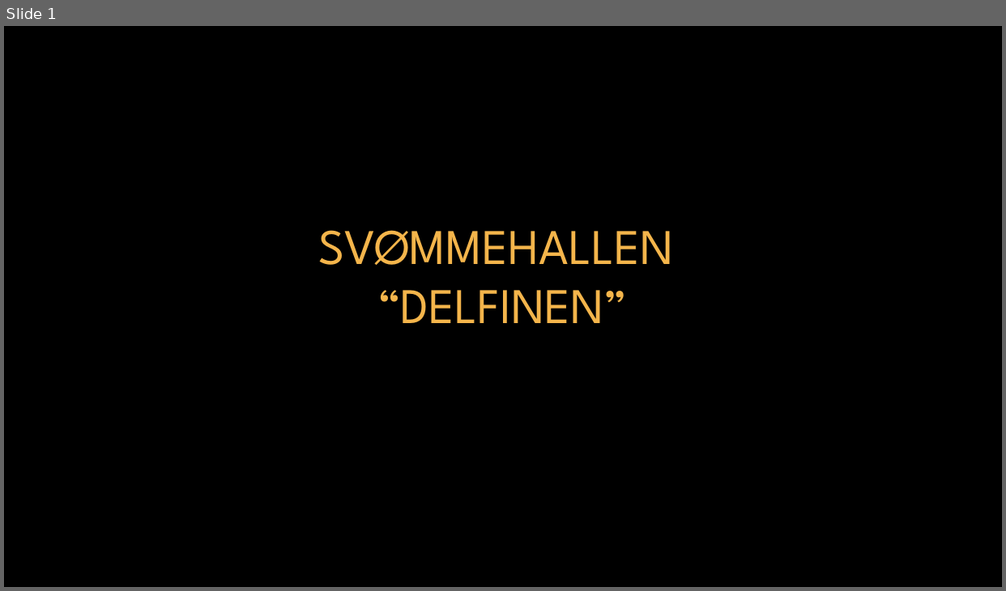
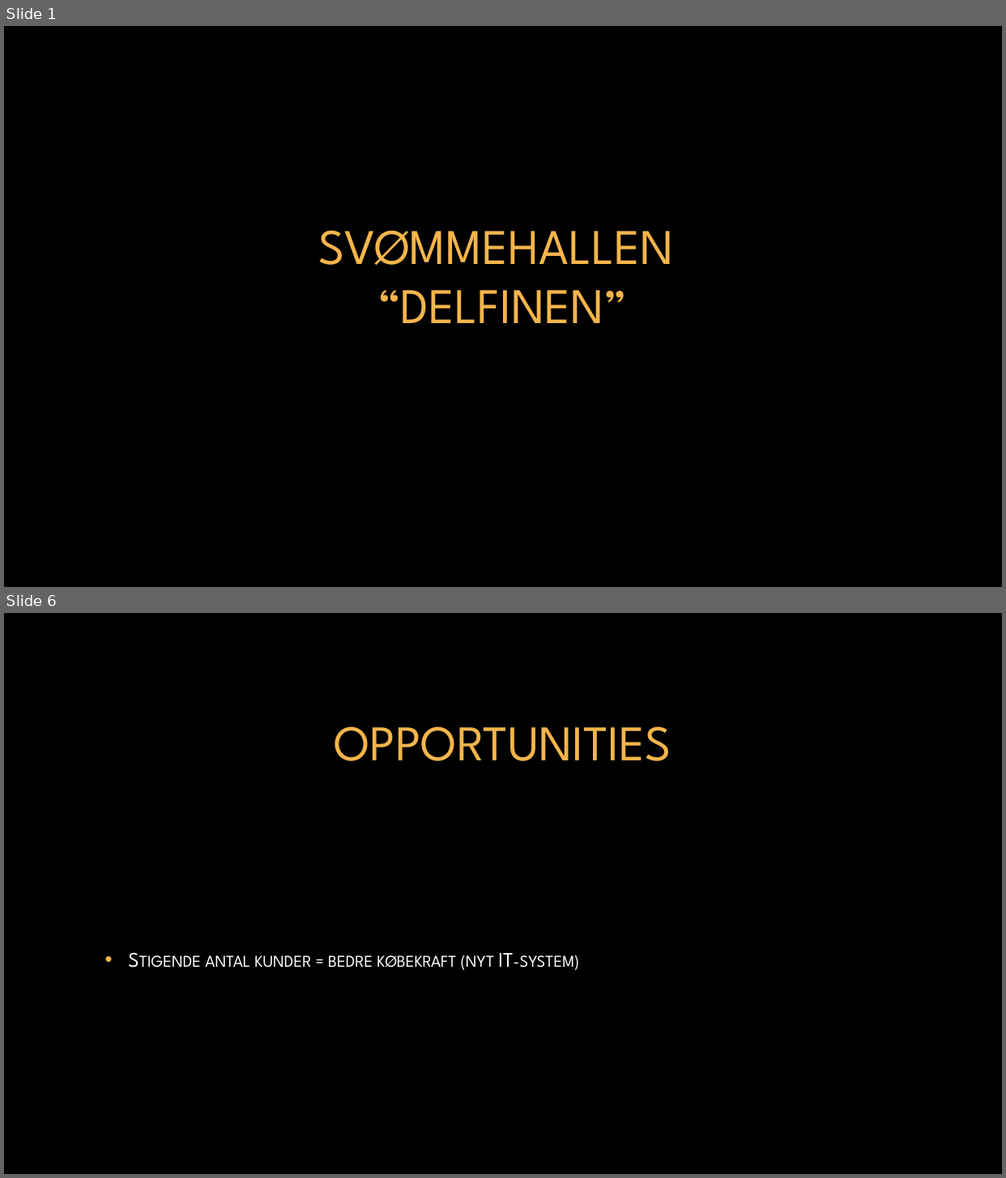
Before and after one commit to LupusOnFire/Dolphin, a slide deck: Report/Svømmehallen fremlæggelse.pptx. Shown one above the other, each under a label of ours: slide 1 before the commit, slides 1 and 6 after it; the slides between them are not shown. The pictures are 1006x591 and 1006x1178 pixels, drawn with LibreOffice and Linux fonts; fonts in the diff are those of the drawing; background and template pictures are left out. Boxes give left, top, right and bottom in pixels: in the first picture for what was removed or moved away, otherwise in the second. Text is boxed around its words. In the diff, an @@ line names an element or a change of style, - is before the commit and + after.

```diff
--- a/Report/Svømmehallen fremlæggelse.pptx
+++ b/Report/Svømmehallen fremlæggelse.pptx
@@ slide 6 added at [4,613,1002,1174], background picture (left out) @@
@@ title added at [334,726,671,761], 48 pt, text #F4B54B @@
+OPPORTUNITIES
@@ text added at [205,953,580,970], 20 pt, text #FFFFFF, small capitals @@
+• Stigende antal kunder = bedre købekraft (nyt IT-system)
```
Also in this commit, not shown: 12 other slides added, 1 other file.
